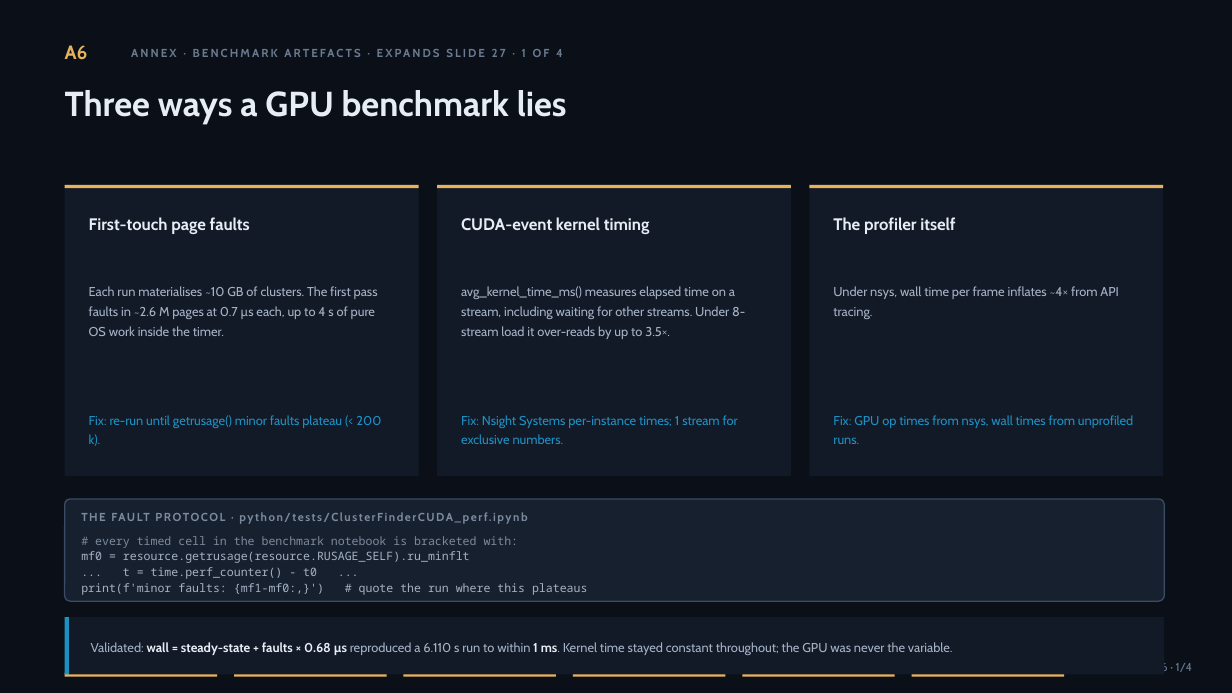
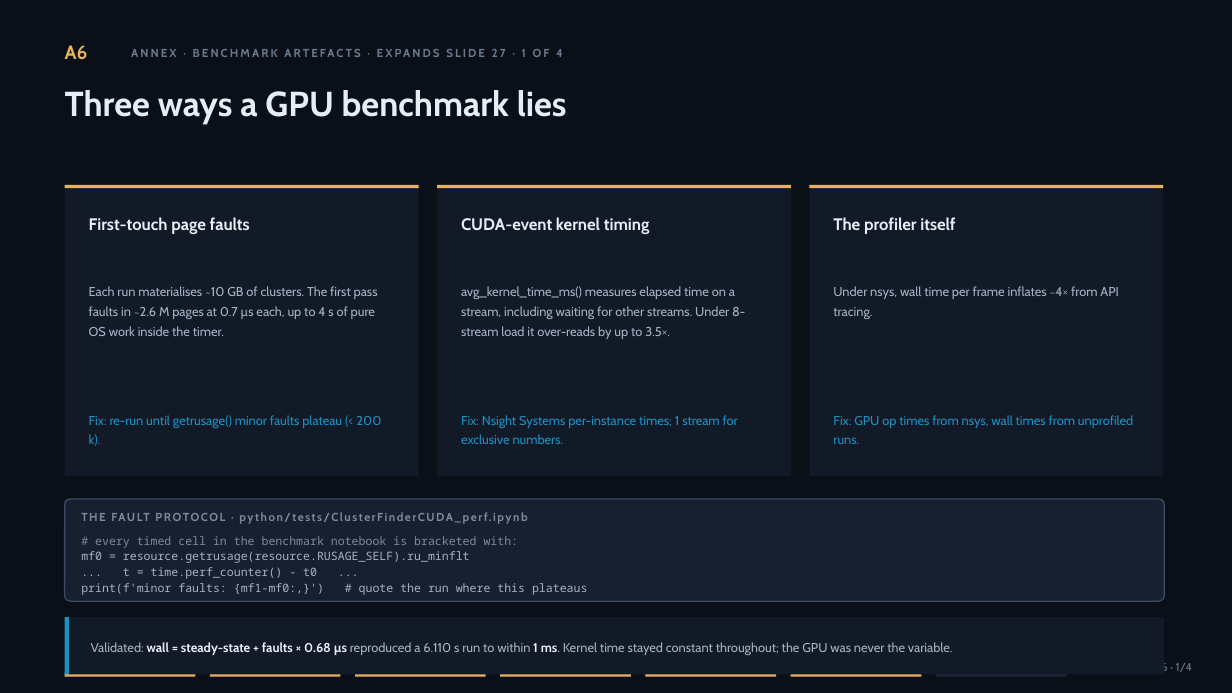
Before and after one commit to slsdetectorgroup/aare, a slide deck: slide 50 of docs/cf_cuda_performance.pptx. Drawn at 1232x693 pixels with LibreOffice and Linux fonts; fonts in the diff are those of the drawing. Boxes give left, top, right and bottom in pixels: in the first picture for what was removed or moved away, otherwise in the second. Text is boxed around its words. In the diff, an @@ line names an element or a change of style, - is before the commit and + after.

```diff
--- a/docs/cf_cuda_performance.pptx
+++ b/docs/cf_cuda_performance.pptx
@@ rectangle: place and size @@
-rectangle at [65, 673, 217, 677]
+rectangle at [65, 673, 195, 677]
@@ rectangle: place and size @@
-rectangle at [234, 673, 386, 677]
+rectangle at [210, 673, 340, 677]
@@ rectangle: place and size @@
-rectangle at [404, 673, 556, 677]
+rectangle at [355, 673, 485, 677]
@@ rectangle added at [500, 673, 630, 677], fill #E8B25C @@
@@ rectangle: place and size @@
-rectangle at [573, 673, 726, 677]
+rectangle at [646, 673, 776, 677]
@@ rectangle: place and size @@
-rectangle at [742, 673, 895, 677]
+rectangle at [791, 673, 921, 677]
@@ rectangle: place and size @@
-rectangle at [912, 673, 1065, 677]
+rectangle at [936, 673, 1067, 677]
@@ rectangle at [936, 673, 1067, 677]: fill #E8B25C to #1E2836 @@
```
Also in this commit, not shown: 12 other slides changed, 2 slides added, 21 other files.
